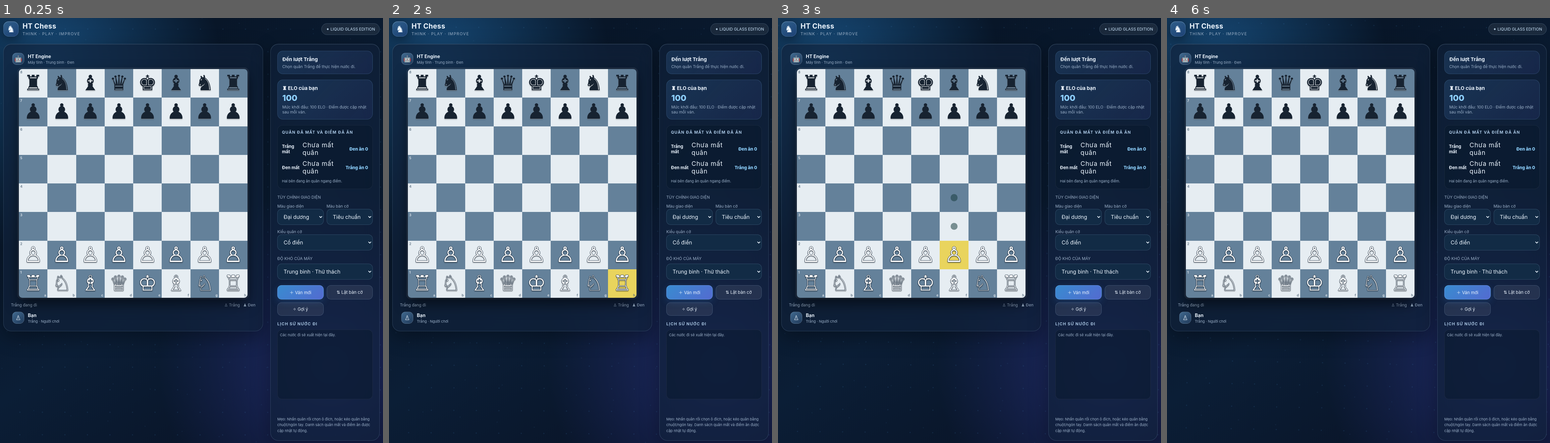
Above: before the commit, frames 1-4 (left to right).
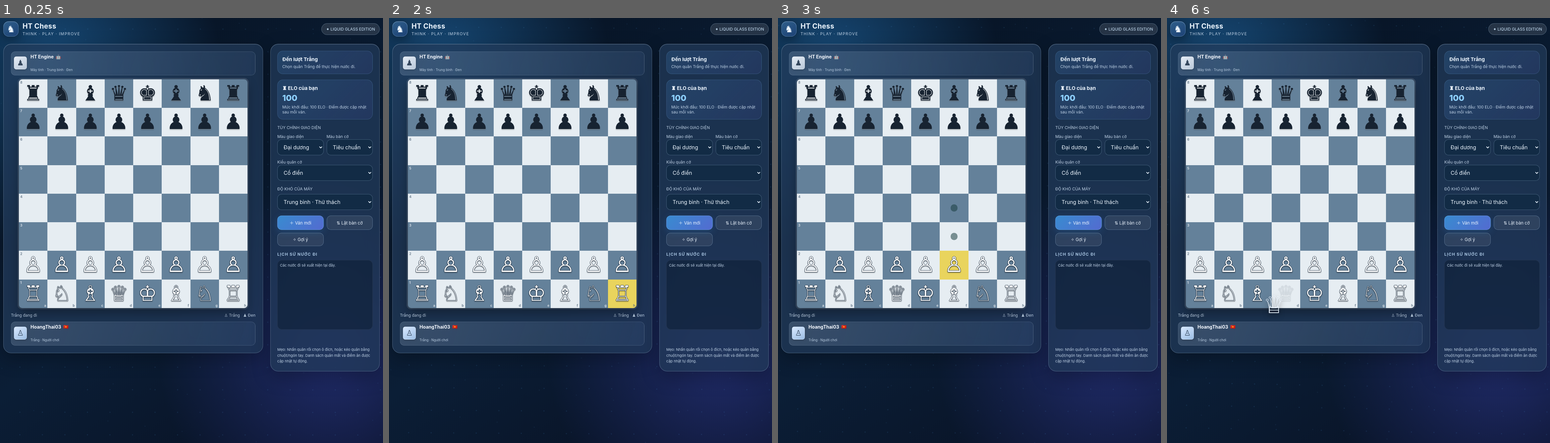
Above: after the commit, the same moments.

Repository: phhoangthai07-blip/HTchess
Game: browser game, page index.html
Same seed, same stepped clock (60 frames per second), same inputs: the game is played once before the commit and once after it.
Inputs (mouse positions are in pixels of both pictures, inside the frame that each line leads up to; where the layout moved, square brackets give the same spot in the first picture):
- Up to frame 1 (0.25 s): no input
- Up to frame 2 (2 s): click (523, 196) [523, 188] at 0.27 s; click (523, 230) [523, 217] at 1.07 s; click "♟" at 1.27 s; click (469, 166) [469, 158] at 1.67 s; click (622, 294) [622, 281] at 1.87 s
- Up to frame 3 (3 s): click "♜" at 2.02 s; press the mouse at (961, 154) [961, 145] at 2.27 s; release the mouse at (912, 137) [912, 128] at 2.4 s; click (812, 94) [812, 81] at 2.47 s; click (950, 260) [950, 243] at 2.87 s
- Up to frame 4 (6 s): click (1258, 179) [1258, 171] at 3.07 s; click (1235, 277) [1235, 260] at 3.47 s; click (1285, 149) [1285, 141] at 3.67 s; press the mouse at (1301, 137) [1301, 128] at 4.07 s; release the mouse at (1274, 307) [1274, 285] at 4.2 s; click "♜ 8" at 4.27 s; click (1258, 209) [1258, 196] at 4.52 s; click (1377, 213) [1377, 200] at 4.67 s; click (1400, 209) [1400, 196] at 4.87 s; click (1220, 196) [1220, 188] at 5.27 s; click (1400, 234) [1400, 226] at 5.47 s; press the mouse at (1274, 307) [1274, 285] at 5.87 s

The runs differ from the first frame. In frame 1, 35% of the frame differs, in the area x 0-100%, y 1-100%; in frame 2, 35%; in frame 3, 36%; in frame 4, 35%.

Commit message:
Update index.html

Diff:
--- a/index.html
+++ b/index.html
@@ -60,6 +60,22 @@
 .promotion{display:none;position:absolute;inset:0;background:#061426bb;backdrop-filter:blur(8px);z-index:5;align-items: …(272 unchanged characters)…
 @media(max-width:850px){.layout{grid-template-columns:1fr}.side{display:grid;grid-template-columns:1fr 1fr}.side .moves-section{grid-column:1/-1}.moves{height:150px}}
 @media(max-width:520px){.app{padding:17px 12px 28px}.side{display:flex;padding:15px}.brand h1{font-size:18px}.pill{font-size:10px}.board-panel{padding:10px}.square .piece{font-size:clamp(27px,10vw,48px)}}
+
+/* HT Chess 2.2 */
+:root{--glass:rgba(29,52,82,.70);--glass2:rgba(255,255,255,.12);--line:rgba(190,225,255,.30);--muted:#c0d3e7}
+body{background:radial-gradient(ellipse at 18% 10%,#28679b 0,transparent 38%),radial-gradient(ellipse at 85% 75%,#394b91 0,transparent 40%),linear-gradient(145deg,#0b1c31,#16395b 55%,#101b39)}
+.panel{background:rgba(35,59,89,.74);border-color:rgba(205,232,255,.30);box-shadow:0 18px 55px #0004,inset 0 1px #ffffff24}
+.player-card{padding:7px 8px 10px;border-radius:13px;background:linear-gradient(110deg,rgba(210,231,255,.16),rgba(117,166,220,.07));border:1px solid rgba(220,239,255,.16);margin:0 0 12px}
+.player-card.user-card{margin:12px 0 0}.player-card .avatar{width:39px;height:39px;flex:0 0 39px;border-radius:7px;background:linear-gradient(145deg,#e6edf6,#b9c8d9);color:#34465c;font-size:23px;box-shadow:0 2px 7px #0003}
+.player-card .user-avatar{background:linear-gradient(145deg,#d9e9ff,#9bbde3)}.player-meta{min-width:0;flex:1}
+.player-name{display:flex;align-items:center;gap:6px;line-height:1.2}.player-name strong{font-size:14px;color:#f5f9ff}.flag{font-size:13px}
+.player-captures{display:flex;align-items:center;gap:8px;min-height:19px;margin:3px 0 1px;color:#dbeaff}
+.player-captures span{font-family:"Segoe UI Symbol","Noto Sans Symbols 2",serif;font-size:17px;letter-spacing:1px;white-space:nowrap;overflow:hidden;text-overflow:ellipsis;max-width:min(420px,72vw)}
+.player-captures b{font-size:13px;color:#d7e8ff;font-weight:800;white-space:nowrap}.player-card small{color:#b9cce0;font-size:10px}
+.board-wrap{box-shadow:0 14px 32px #0005,0 0 0 4px #ffffff20}
+.drag-ghost{position:fixed;left:0;top:0;z-index:99999;pointer-events:none;font-family:"Segoe UI Symbol","Noto Sans Symbols 2",serif;font-size:clamp(42px,7vw,72px);line-height:1;transform:translate(-50%,-55%);filter:drop-shadow(0 7px 8px #0008);will-change:left,top}
+.square.drag-source .piece{opacity:.18}.square{cursor:grab}.square:active{cursor:grabbing}
+
 </style>
 </head>
 <body>
@@ -67,15 +83,14 @@
 <header><div class="brand"><div class="logo">♞</div><div><h1>HT Chess</h1><p>Think · Play · Improve</p></div></div><div class="pill">✦ LIQUID GLASS EDITION</div></header>
 <main class="layout">
 <section class="panel board-panel">
- <div class="player"><div class="avatar">🤖</div><div><strong>HT Engine</strong><small id="engineLabelTop">Máy tính · Trung bình · Đen</small></div></div>
+ <div class="player player-card opponent-card"><div class="avatar">♟</div><div class="player-meta"><div class="player-name"><strong>HT Engine</strong><span class="flag">🤖</span></div><div class="player-captures"><span id="blackTrophies"></span><b id="blackAdvantage"></b></div><small id="engineLabelTop">Máy tính · Trung bình · Đen</small></div></div>
  <div class="board-wrap"><div id="board" class="board" aria-label="Bàn cờ vua"></div><div class="promotion" id="promoti …(238 unchanged characters)…
  <div class="board-footer"><span id="turnText">Trắng đi trước</span><span>♙ Trắng&nbsp;&nbsp; ♟ Đen</span></div>
- <div class="player" style="padding:13px 4px 0"><div class="avatar">♙</div><div><strong>Bạn</strong><small>Trắng · Người chơi</small></div></div>
+ <div class="player player-card user-card"><div class="avatar user-avatar">♙</div><div class="player-meta"><div class="player-name"><strong>HoangThai03</strong><span class="flag">🇻🇳</span></div><div class="player-captures"><span id="whiteTrophies"></span><b id="whiteAdvantage"></b></div><small>Trắng · Người chơi</small></div></div>
 </section>
 <aside class="panel side">
  <div class="status"><strong id="statusTitle">Sẵn sàng khai cuộc</strong><p id="statusSub">Bạn cầm quân Trắng. Nhấn hoặc kéo quân đến ô muốn đi.</p></div>
   <div class="status"><strong>♜ ELO của bạn</strong><p><span id="eloValue" style="font-size:25px;font-weight:850;color:#8fd2ff">100</span> <span id="eloChange" style="margin-left:8px"></span></p><p id="eloSub">Mức khởi đầu: 100 ELO · Điểm được cập nhật sau mỗi ván.</p></div>
-  <div class="captured-panel"><div class="section-title">Quân đã mất và điểm đã ăn</div><div class="capture-row"><strong>Trắng mất</strong><span class="capture-icons" id="whiteCaptured">—</span><span class="material-score" id="whiteMaterial">0 điểm</span></div><div class="capture-row"><strong>Đen mất</strong><span class="capture-icons" id="blackCaptured">—</span><span class="material-score" id="blackMaterial">0 điểm</span></div><div class="tip" id="materialLead">Hai bên đang cân bằng vật chất.</div></div>
   <div class="field"><label>TÙY CHỈNH GIAO DIỆN</label><div class="custom-grid"><div><label for="themeChoice">Màu giao  …(698 unchanged characters)…
  <div class="field"><label for="level">ĐỘ KHÓ CỦA MÁY</label><select id="level"><option value="easy">Dễ · Làm quen</option><option value="medium" selected>Trung bình · Thử thách</option><option value="hard">Khó · Chiến thuật</option></select></div>
  <div class="actions"><button class="btn primary" id="newGame">＋ Ván mới</button><button class="btn" id="flip">⇅ Lật bàn cờ</button><button class="btn" id="hint">✧ Gợi ý</button></div>
@@ -108,19 +123,16 @@
    let whiteScore=0,blackScore=0;
    taken.forEach(m=>{
     if(!m.captured)return;
-    const value=points[m.captured];
     const capturedSide=m.color==="w"?"b":"w";
     const icon=glyphSets.classic[capturedSide+m.captured];
     if(capturedSide==="w")whiteLost.push(icon);else blackLost.push(icon);
-    if(m.color==="w")whiteScore+=value;else blackScore+=value;
+    if(m.color==="w")whiteScore+=points[m.captured];else blackScore+=points[m.captured];
    });
-   document.getElementById("whiteCaptured").textContent=whiteLost.join(" ")||"Chưa mất quân";
-   document.getElementById("blackCaptured").textContent=blackLost.join(" ")||"Chưa mất quân";
-   document.getElementById("whiteMaterial").textContent="Đen ăn "+blackScore;
-   document.getElementById("blackMaterial").textContent="Trắng ăn "+whiteScore;
+   document.getElementById("whiteTrophies").textContent=blackLost.join(" ");
+   document.getElementById("blackTrophies").textContent=whiteLost.join(" ");
    const diff=whiteScore-blackScore;
-   document.getElementById("materialLead").textContent=
-    diff>0?"Trắng đang ăn hơn "+diff+" điểm.":diff<0?"Đen đang ăn hơn "+Math.abs(diff)+" điểm.":"Hai bên đang ăn quân ngang điểm.";
+   document.getElementById("whiteAdvantage").textContent=diff>0?"+"+diff:"";
+   document.getElementById("blackAdvantage").textContent=diff<0?"+"+Math.abs(diff):"";
   }
   function settleElo(){
    if(!game.game_over()||eloApplied)return;
@@ -134,29 +146,50 @@
  const files="abcdefgh";
  function squareName(r,c){return files[c]+(8-r)}
  let audioCtx=null;
- function playSound(kind="move"){try{const C=window.AudioContext||window.webkitAudioContext;if(!C)return;audioCtx=audioCtx||new C();if(audioCtx.state==="suspended")audioCtx.resume();const now=audioCtx.currentTime;const notes=kind==="check"?[880,660]:kind==="capture"?[520,330]:kind==="win"?[523,659,784,1046]:kind==="lose"?[440,349,262]:[440];notes.forEach((freq,i)=>{const o=audioCtx.createOscillator(),g=audioCtx.createGain();o.type=kind==="check"?"square":"sine";o.frequency.value=freq;o.connect(g);g.connect(audioCtx.destination);const t=now+i*.1;g.gain.setValueAtTime(.0001,t);g.gain.exponentialRampToValueAtTime(.075,t+.018);g.gain.exponentialRampToValueAtTime(.0001,t+.16);o.start(t);o.stop(t+.17)});}catch(e){}}
-
- let dragInfo=null;
+ function playSound(kind="move"){
+  try{
+   const C=window.AudioContext||window.webkitAudioContext;if(!C)return;
+   audioCtx=audioCtx||new C();if(audioCtx.state==="suspended")audioCtx.resume();
+   const now=audioCtx.currentTime;
+   const profile=kind==="capture"?{f:155,d:.20,v:.22}:kind==="check"?{f:210,d:.22,v:.20}:kind==="move"?{f:235,d:.14,v:.19}:kind==="win"?{f:310,d:.32,v:.18}:{f:125,d:.28,v:.18};
+   const length=Math.floor(C.sampleRate*.11),buffer=audioCtx.createBuffer(1,length,C.sampleRate),data=buffer.getChannelData(0);
+   for(let i=0;i<length;i++)data[i]=(Math.random()*2-1)*Math.pow(1-i/length,2.2);
+   const noise=audioCtx.createBufferSource(),filter=audioCtx.createBiquadFilter(),ng=audioCtx.createGain();
+   noise.buffer=buffer;filter.type="lowpass";filter.frequency.value=kind==="capture"?1050:1450;filter.Q.value=.7;
+   ng.gain.setValueAtTime(.0001,now);ng.gain.exponentialRampToValueAtTime(profile.v,now+.004);ng.gain.exponentialRampToValueAtTime(.0001,now+.095);
+   noise.connect(filter);filter.connect(ng);ng.connect(audioCtx.destination);noise.start(now);noise.stop(now+.11);
+   const osc=audioCtx.createOscillator(),gain=audioCtx.createGain();
+   osc.type="triangle";osc.frequency.setValueAtTime(profile.f*1.45,now);osc.frequency.exponentialRampToValueAtTime(profile.f,now+.035);
+   gain.gain.setValueAtTime(.0001,now);gain.gain.exponentialRampToValueAtTime(profile.v*.55,now+.006);gain.gain.exponentialRampToValueAtTime(.0001,now+profile.d);
+   osc.connect(gain);gain.connect(audioCtx.destination);osc.start(now);osc.stop(now+profile.d);
+  }catch(e){}
+ }
+
+ let dragInfo=null,dragGhost=null,suppressClick=false;
+ function removeDragGhost(){if(dragGhost){dragGhost.remove();dragGhost=null;}board.querySelectorAll(".drag-source").forEach(el=>el.classList.remove("drag-source"));}
  board.addEventListener("pointerdown",e=>{
   const cell=e.target.closest(".square");
   if(!cell||busy||game.game_over()||game.turn()!=="w")return;
-  const from=cell.dataset.sq,piece=game.get(from);
-  if(!piece||piece.color!=="w")return;
-  dragInfo={from,x:e.clientX,y:e.clientY,pointerId:e.pointerId};
+  const from=cell.dataset.sq,piece=game.get(from);if(!piece||piece.color!=="w")return;
+  dragInfo={from,x:e.clientX,y:e.clientY,moved:false};
+  dragGhost=document.createElement("div");dragGhost.className="drag-ghost";dragGhost.textContent=activeGlyphs["w"+piece.type];
+  document.body.appendChild(dragGhost);dragGhost.style.left=e.clientX+"px";dragGhost.style.top=e.clientY+"px";cell.classList.add("drag-source");
+ },{passive:true});
+ document.addEventListener("pointermove",e=>{
+  if(!dragInfo||!dragGhost)return;
+  if(Math.hypot(e.clientX-dragInfo.x,e.clientY-dragInfo.y)>4)dragInfo.moved=true;
+  dragGhost.style.left=e.clientX+"px";dragGhost.style.top=e.clientY+"px";
  },{passive:true});
  document.addEventListener("pointerup",e=>{
   if(!dragInfo)return;
-  const info=dragInfo;dragInfo=null;
-  const moved=Math.hypot(e.clientX-info.x,e.clientY-info.y)>8;
+  const info=dragInfo;dragInfo=null;removeDragGhost();const moved=info.moved;
+  suppressClick=moved;if(moved)setTimeout(()=>{suppressClick=false},100);
   if(!moved||busy||game.game_over()||game.turn()!=="w")return;
-  const target=document.elementFromPoint(e.clientX,e.clientY)?.closest?.(".square");
-  if(!target)return;
-  const to=target.dataset.sq;
-  const choices=game.moves({square:info.from,verbose:true}).filter(m=>m.to===to);
+  const target=document.elementFromPoint(e.clientX,e.clientY)?.closest?.(".square");if(!target)return;
+  const to=target.dataset.sq,choices=game.moves({square:info.from,verbose:true}).filter(m=>m.to===to);
   if(!choices.length)return;
   selected=info.from;legal=game.moves({square:info.from,verbose:true});
-  if(choices.some(m=>m.flags.includes("p")))showPromotion(to);
-  else makeMove({from:info.from,to});
+  if(choices.some(m=>m.flags.includes("p")))showPromotion(to);else makeMove({from:info.from,to});
  },{passive:true});
 
  function render(){
@@ -170,7 +203,7 @@
    if(legal.some(m=>m.to===sq)){const mark=document.createElement("i");mark.className=p?"capture-mark":"dot";el.appendChild(mark)}
    if(ci===0){const co=document.createElement("span");co.className="coord rank";co.textContent=String(flipped?ri+1:8-ri);el.appendChild(co)}
    if(ri===7){const co=document.createElement("span");co.className="coord file";co.textContent=files[c];el.appendChild(co)}
-   el.addEventListener("click",()=>onSquare(sq));board.appendChild(el);
+   el.addEventListener("click",()=>{if(!suppressClick)onSquare(sq)});board.appendChild(el);
   })});
   renderMoves();updateStatus();updateCaptured();settleElo();
  }
